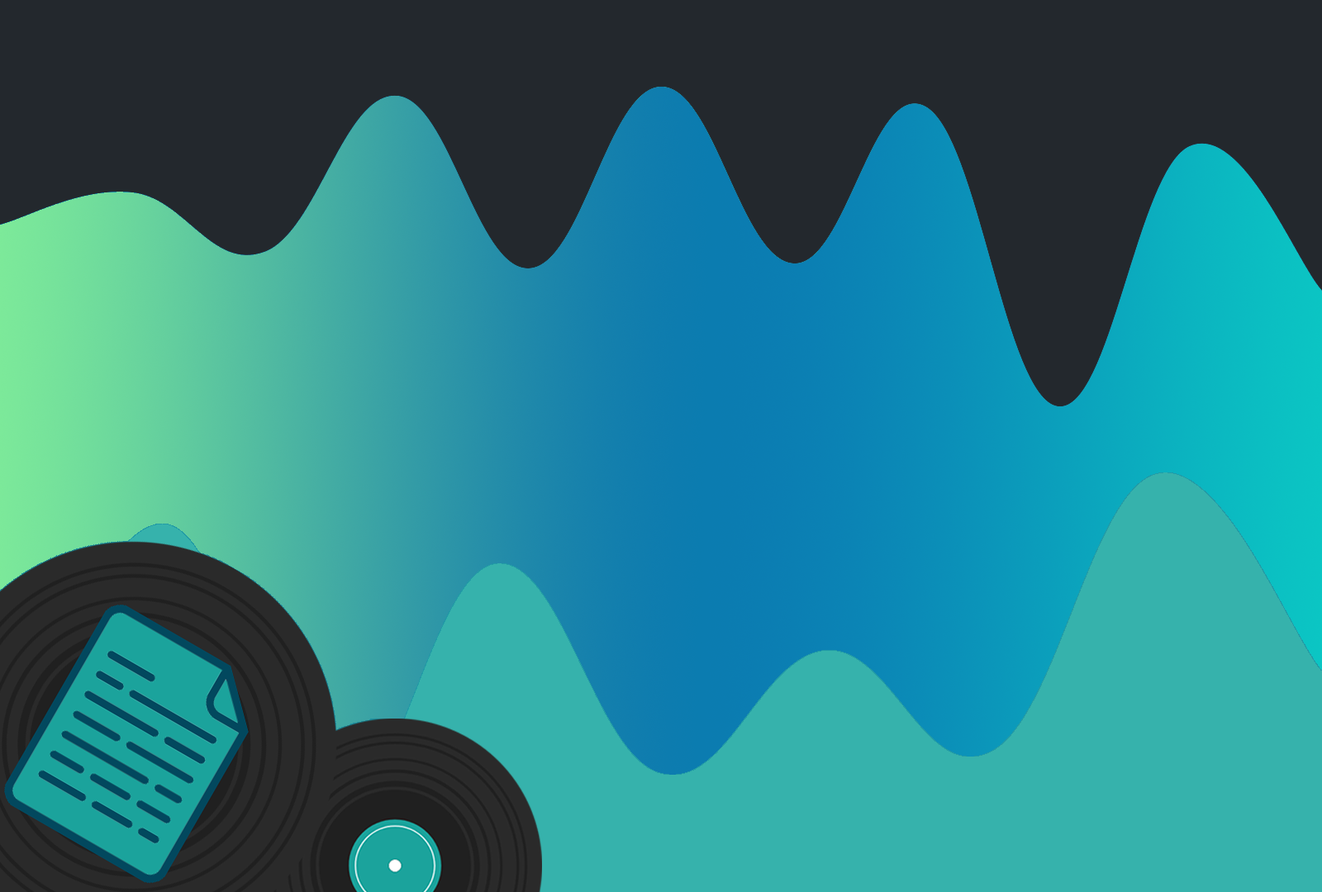
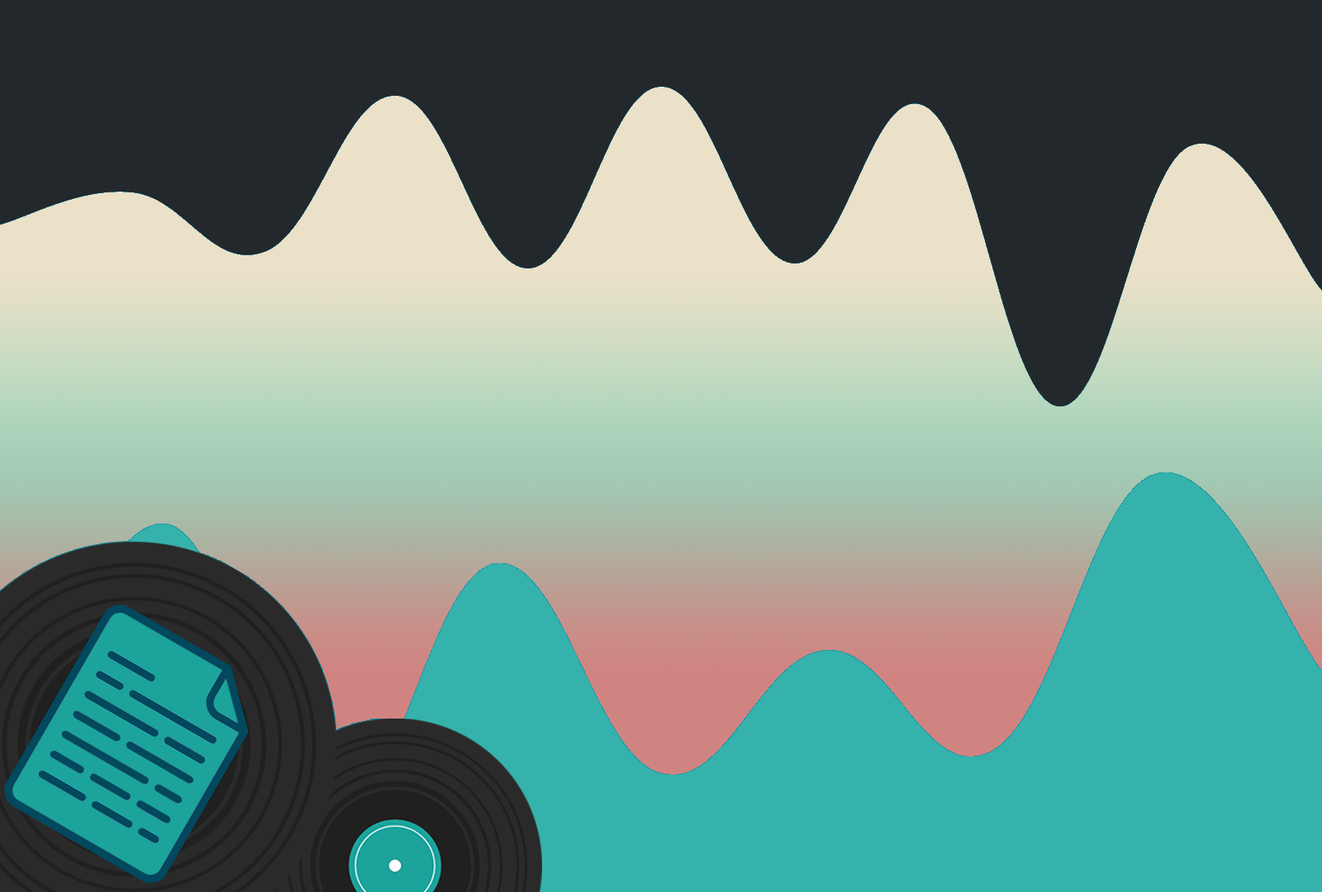
Layered file, before and after one edit (1322px x 892px). Changes by layer:
painted on "Layer 1" over (0, 86, 1322, 775)
